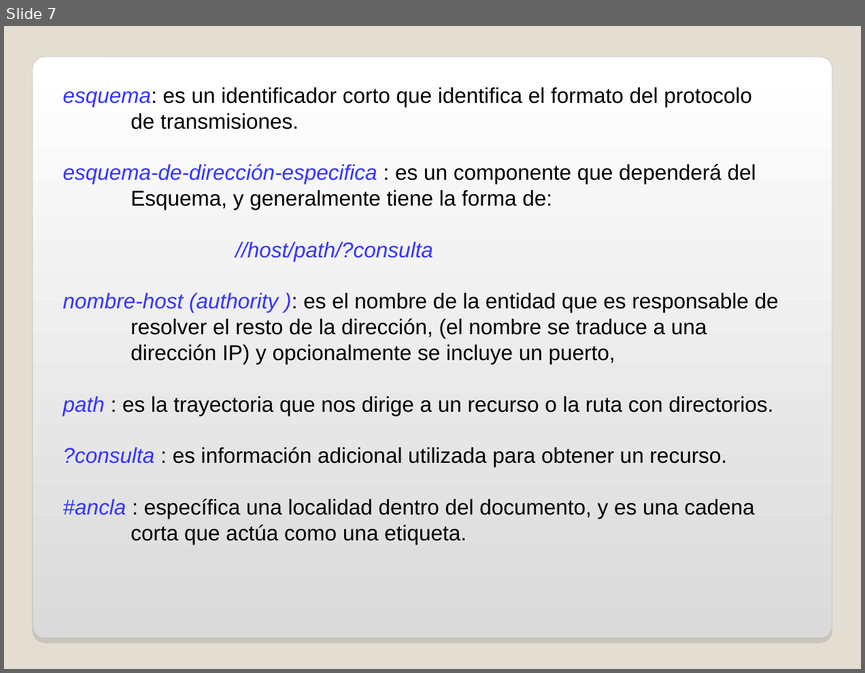
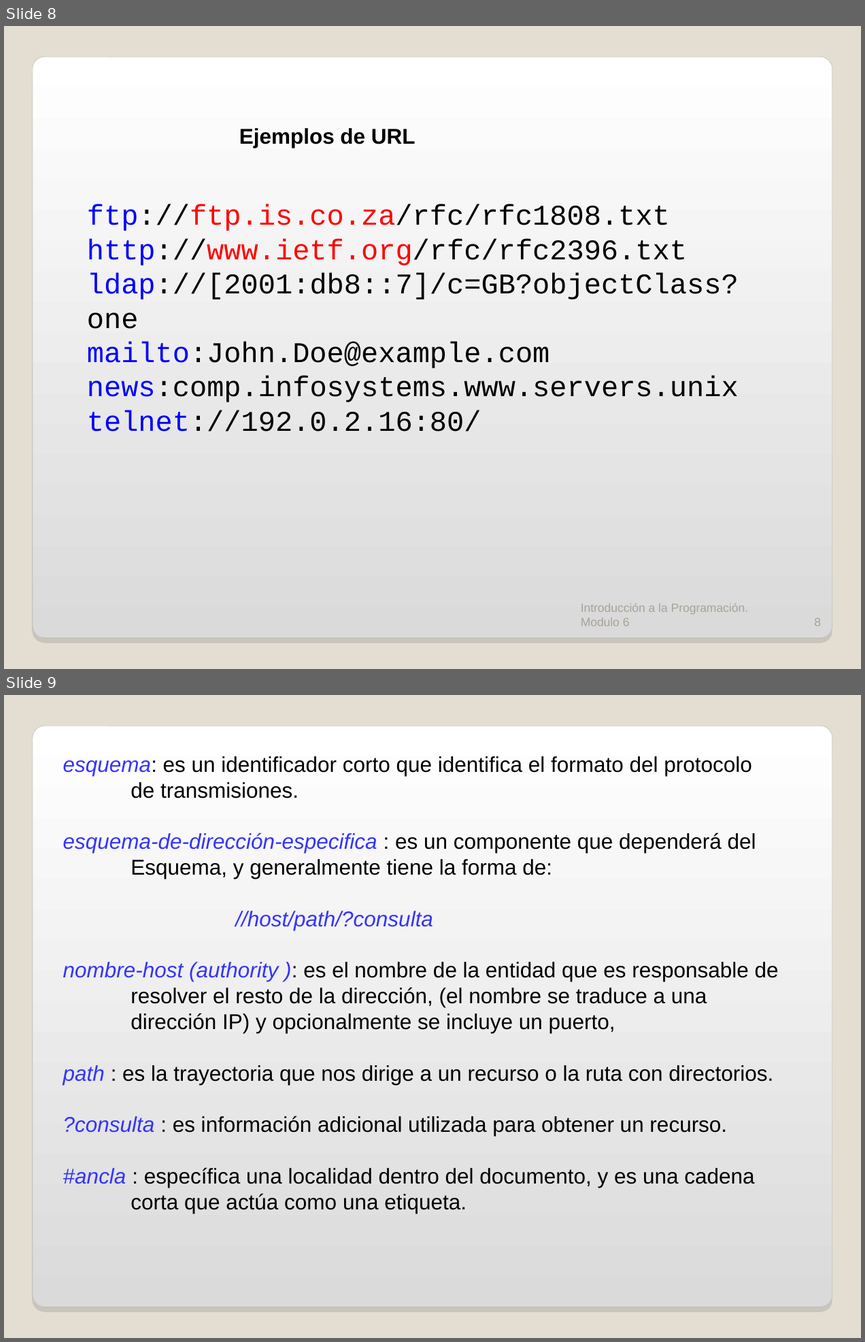
Before and after one commit to fhca/ProgWeb, a slide deck: PRESENTA/Tema 1 WEB Introduccion.ppt. Shown one above the other, each under a label of ours: slide 7 before the commit, slides 8 and 9 after it. The pictures are 865x673 and 865x1342 pixels, drawn with LibreOffice and Linux fonts; fonts in the diff are those of the drawing; background and template pictures are left out. Boxes give left, top, right and bottom in pixels: in the first picture for what was removed or moved away, otherwise in the second. Text is boxed around its words. In the diff, an @@ line names an element or a change of style, - is before the commit and + after.

```diff
--- a/PRESENTA/Tema 1 WEB Introduccion.ppt
+++ b/PRESENTA/Tema 1 WEB Introduccion.ppt
@@ slide 8 added at [4, 26, 861, 669], background #E3DED1; not listed: 1 template element that a slide beside it also shows @@
@@ text added at [239, 128, 415, 148], 18 pt, text #000000, bold @@
+Ejemplos de URL
@@ text added at [87, 204, 738, 431], 24 pt, text #000000 @@
+ftp://ftp.is.co.za/rfc/rfc1808.txt
+http://www.ietf.org/rfc/rfc2396.txt
+ldap://[2001:db8::7]/c=GB?objectClass?one
+mailto:John.Doe@example.com
+news:comp.infosystems.www.servers.unix
+telnet://192.0.2.16:80/
@@ text added at [581, 603, 749, 626], 10 pt, text #A7A399 @@
+Introducción a la Programación. Modulo 6
@@ page number added at [814, 618, 821, 626], 10 pt, text #A7A399 @@
+8
@@ what was slide 7 is now slide 9 @@
```
Also in this commit, not shown: 1 other slide added.
